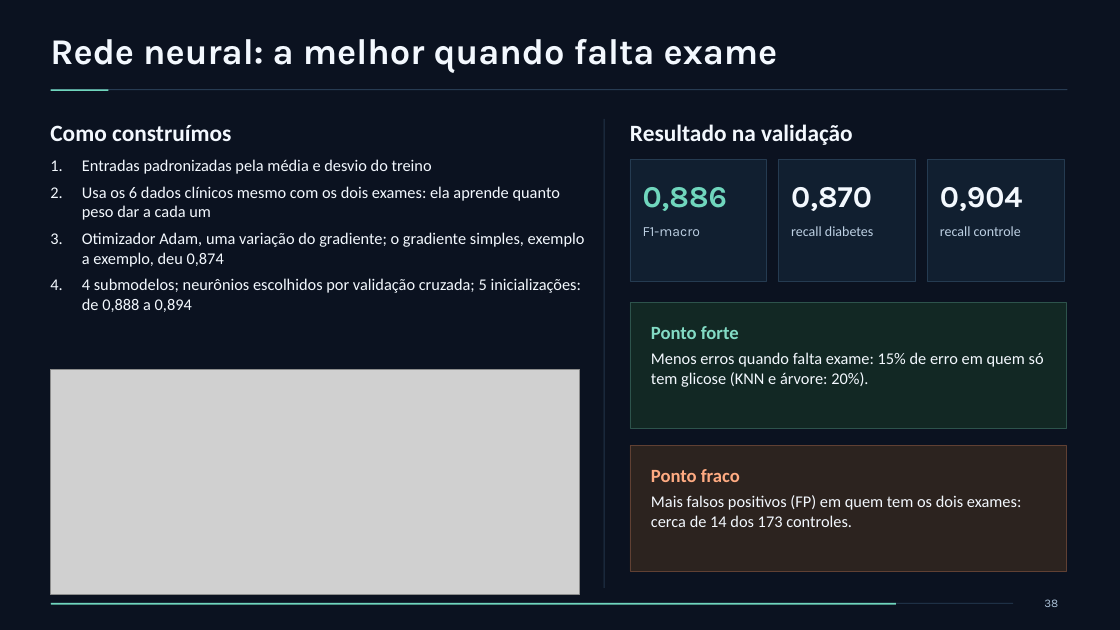
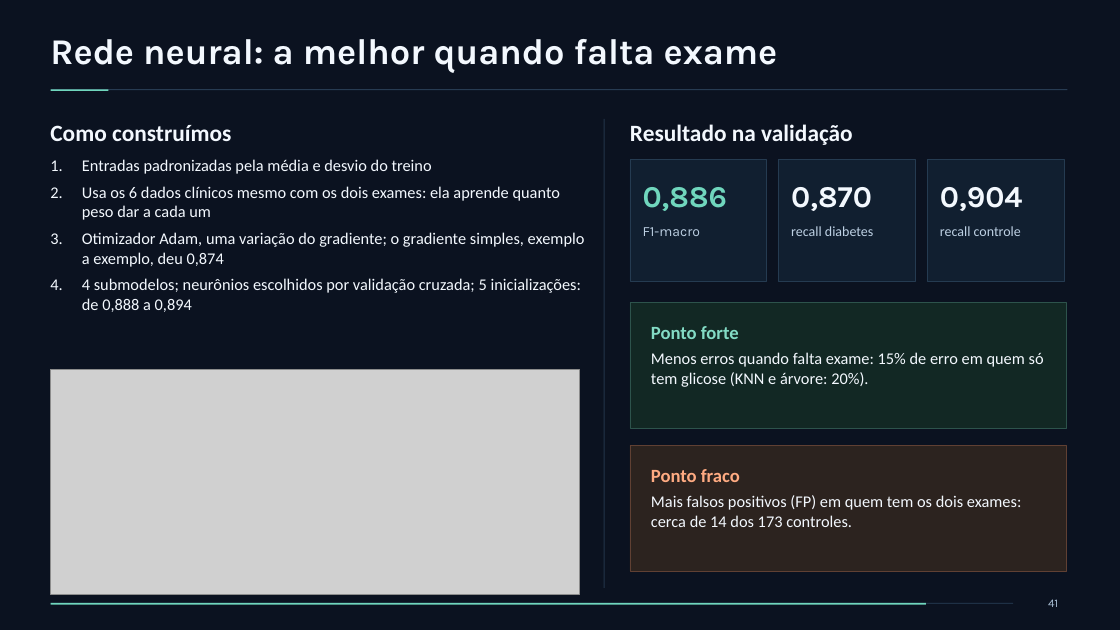
Before and after one commit to gustavoog6/deteccao-diabetes, a slide deck: slide 41 of apresentacao/Trab_MDados.pptx (slide 38 before the commit). Drawn at 1120x630 pixels with LibreOffice and Linux fonts; fonts in the diff are those of the drawing; grey boxes stand for pictures. Boxes give left, top, right and bottom in pixels: in the first picture for what was removed or moved away, otherwise in the second. Text is boxed around its words. In the diff, an @@ line names an element or a change of style, - is before the commit and + after.

```diff
--- a/apresentacao/Trab_MDados.pptx
+++ b/apresentacao/Trab_MDados.pptx
@@ page number at (1048,599,1058,607): text changed @@
-38
+41
@@ rectangle: place and size @@
-rectangle at (50,603,896,605)
+rectangle at (50,603,926,605)
```
Also in this commit, not shown: 36 other slides changed, 3 slides added, 4 other files.
